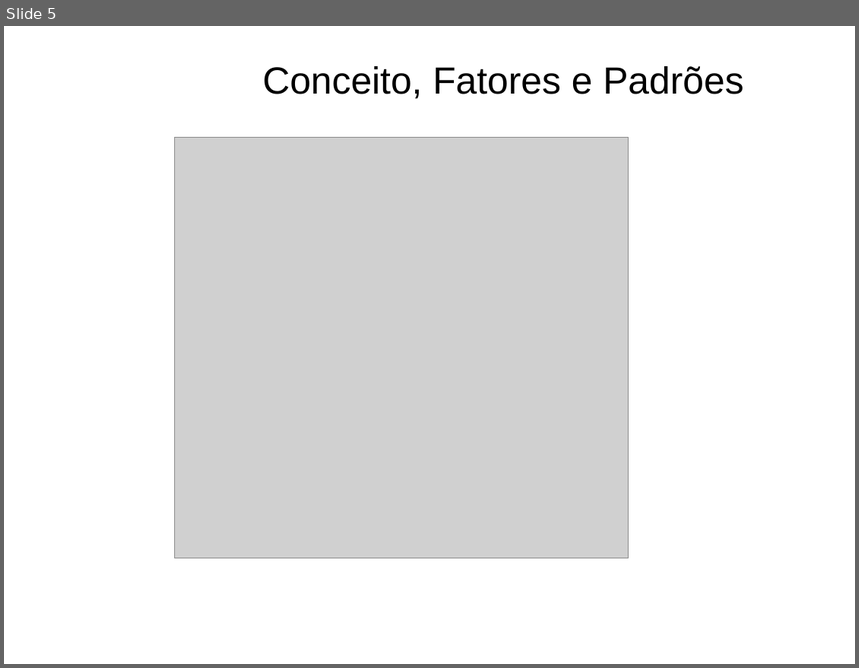
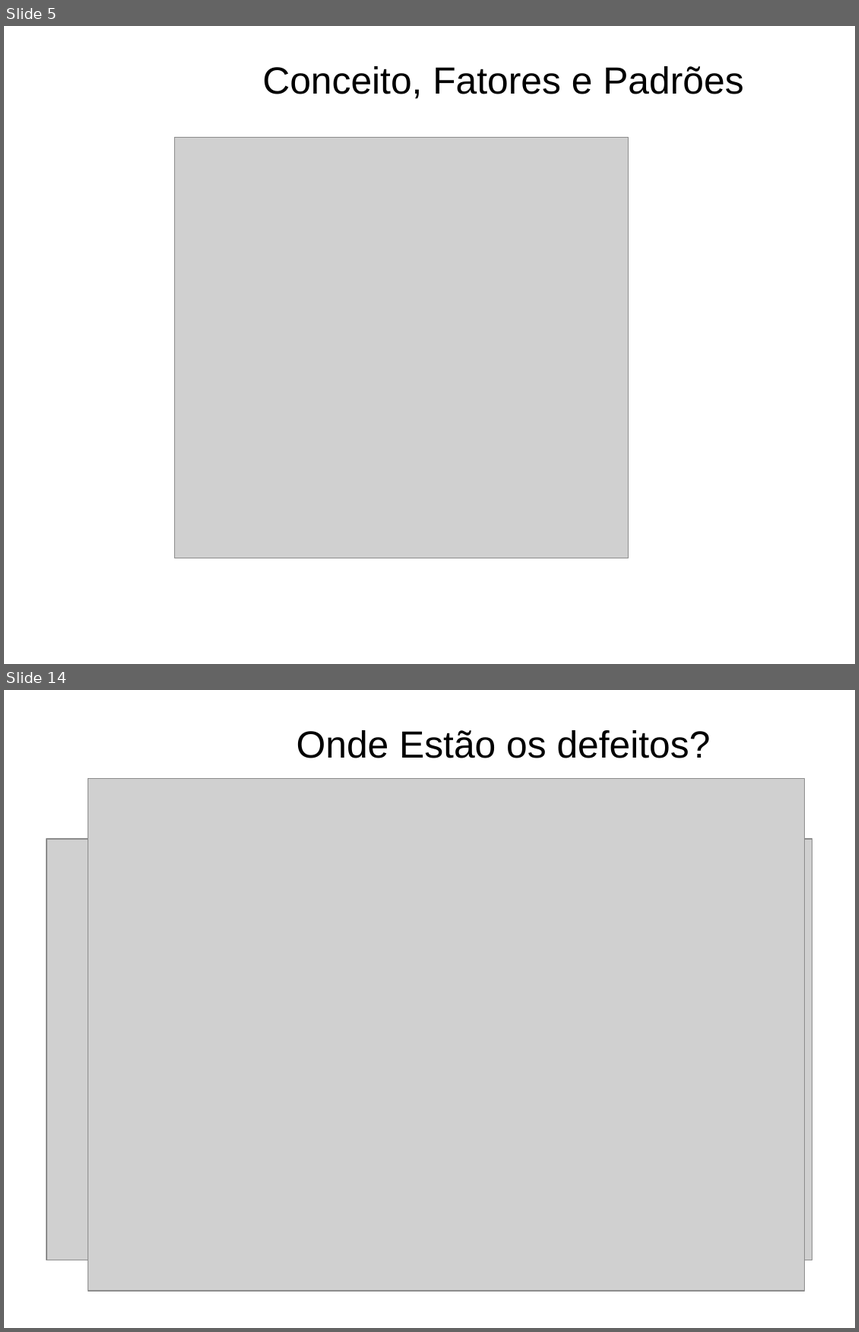
Before and after one commit to geltoncruz/-Testes-de-Software, a slide deck: ppt/01. Introdução a Qualidade de software.ppt. Shown one above the other, each under a label of ours: slide 5 before the commit, slides 5 and 14 after it; the slides between them are not shown. The pictures are 859x668 and 859x1332 pixels, drawn with LibreOffice and Linux fonts; fonts in the diff are those of the drawing; grey boxes stand for pictures; background and template pictures are left out. Boxes give left, top, right and bottom in pixels: in the first picture for what was removed or moved away, otherwise in the second. Text is boxed around its words. In the diff, an @@ line names an element or a change of style, - is before the commit and + after.

```diff
--- a/ppt/01. Introdução a Qualidade de software.ppt
+++ b/ppt/01. Introdução a Qualidade de software.ppt
@@ slide 14 added at (x1=4, y1=690, x2=855, y2=1328), background picture (left out) @@
@@ title added at (x1=297, y1=730, x2=711, y2=758), 32 pt, text #000000 @@
+Onde Estão os defeitos?
@@ picture added at (x1=88, y1=778, x2=805, y2=1291) @@
@@ picture added at (x1=47, y1=839, x2=813, y2=1260) @@
```
Also in this commit, not shown: 20 other slides added, 1 slide removed, 2 other files.
